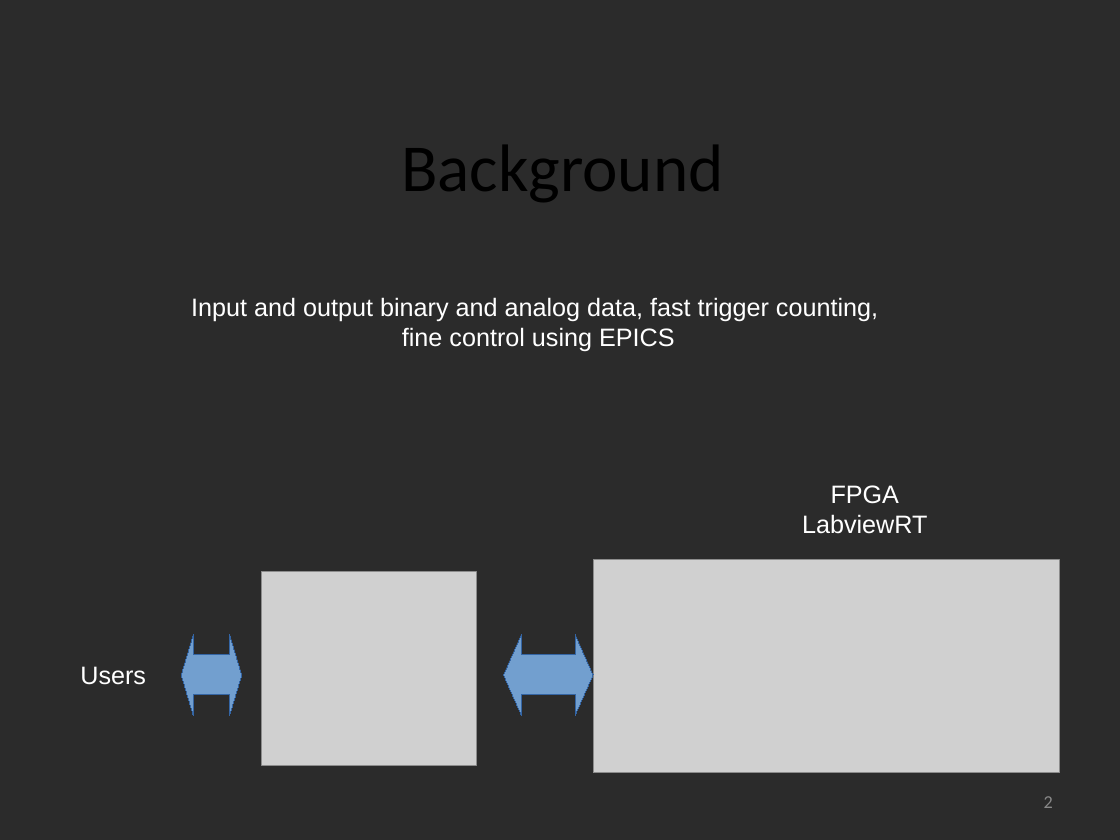
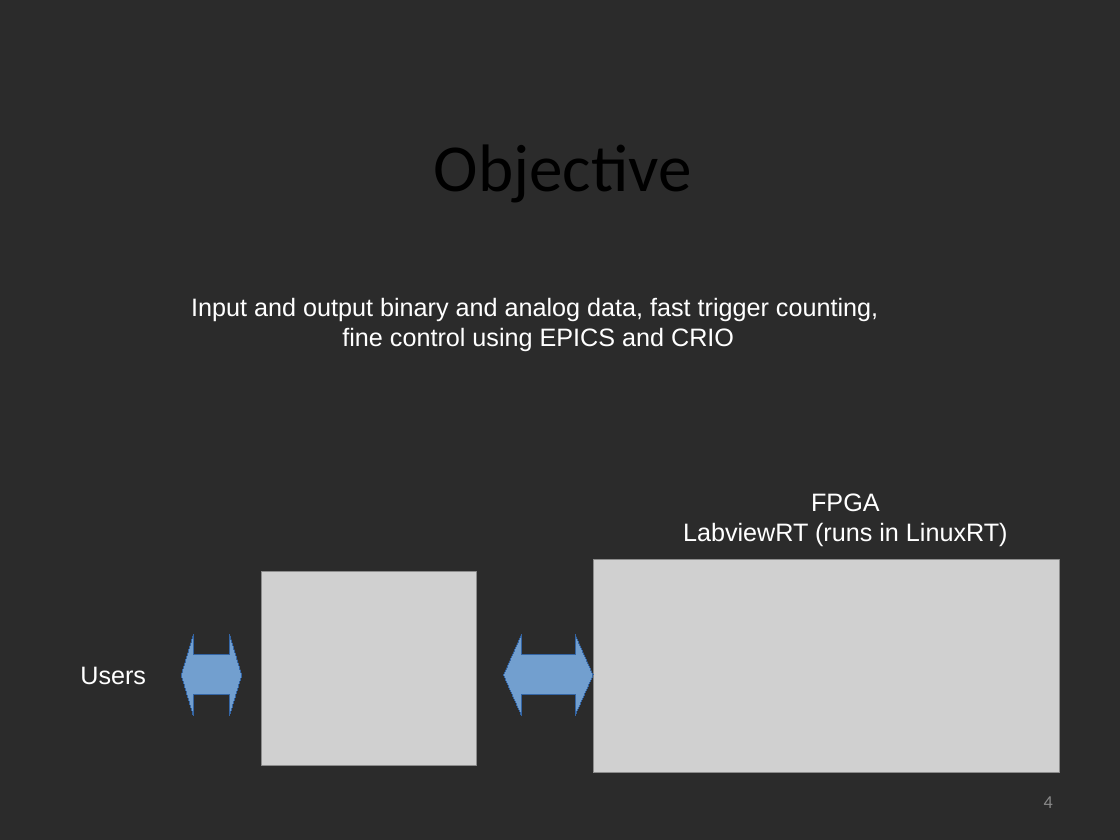
Before and after one commit to lnls-sol/project-nheengatu, a slide deck: slide 4 of docs/CRIO-EPICs-integration.odp (slide 2 before the commit). Drawn at 1120x840 pixels with LibreOffice and Linux fonts; fonts in the diff are those of the drawing; grey boxes stand for pictures; background and template pictures are left out; a plain dark background stands for a picture behind light text. Boxes give left, top, right and bottom in pixels: in the first picture for what was removed or moved away, otherwise in the second. Text is boxed around its words. In the diff, an @@ line names an element or a change of style, - is before the commit and + after.

```diff
--- a/docs/CRIO-EPICs-integration.odp
+++ b/docs/CRIO-EPICs-integration.odp
@@ title at [434,145,692,202]: text changed @@
-Background
+Objective
@@ text at [342,327,734,352]: text changed @@
-fine control using EPICS
+fine control using EPICS and CRIO
@@ text "FPGA": place and size @@
-text "FPGA" at [802,485,927,534]
+text "FPGA" at [683,493,1008,547]
@@ text at [683,522,1008,547]: text changed @@
-LabviewRT
+LabviewRT (runs in LinuxRT)
@@ page number at [1044,796,1053,808]: text changed @@
-2
+4
```
Also in this commit, not shown: 8 other slides changed, 3 slides added, 1 slide removed, 1 other file.
